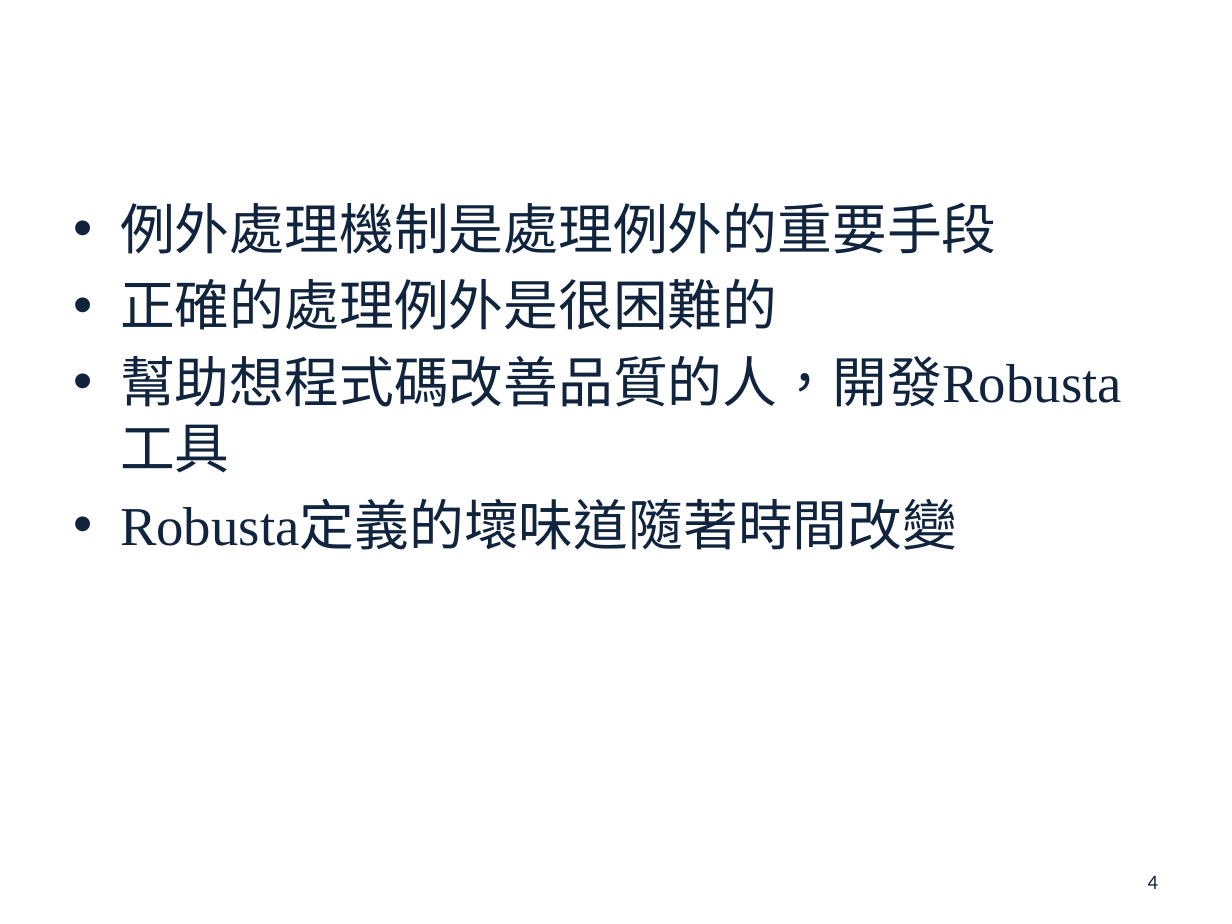
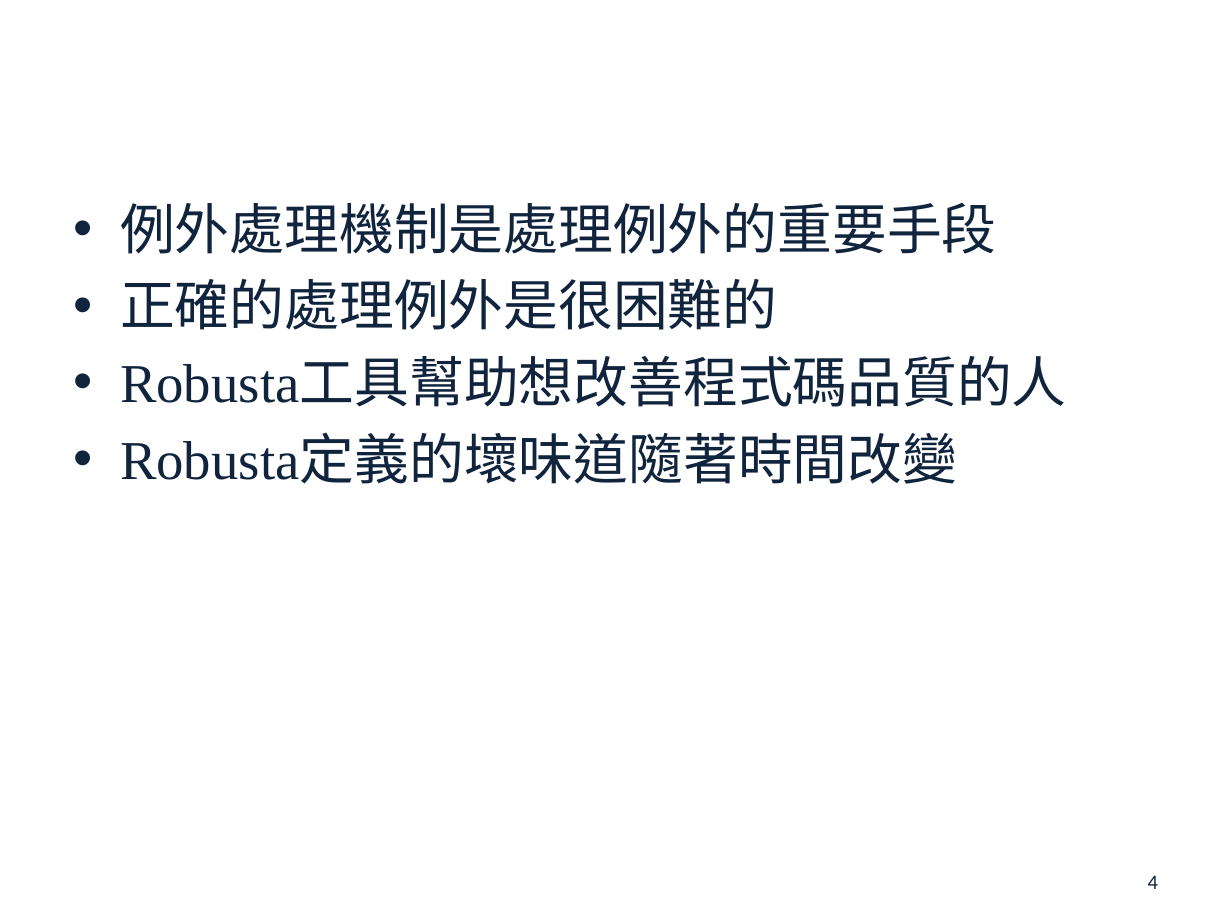
Before and after one commit to s7130457/thesis, a slide deck: slide 4 of 楊雅雯-口試投影片.pptx. Drawn at 1232x924 pixels with LibreOffice and Linux fonts; fonts in the diff are those of the drawing; background and template pictures are left out. Boxes give left, top, right and bottom in pixels: in the first picture for what was removed or moved away, otherwise in the second. Text is boxed around its words. In the diff, an @@ line names an element or a change of style, - is before the commit and + after.

```diff
--- a/楊雅雯-口試投影片.pptx
+++ b/楊雅雯-口試投影片.pptx
@@ text at <box>120,360,1067,407</box>: text changed @@
-• 幫助想程式碼改善品質的人，開發Robusta工具
+• Robusta工具幫助想改善程式碼品質的人
```
Also in this commit, not shown: 25 other slides changed, 1 slide added, 2 other files.
